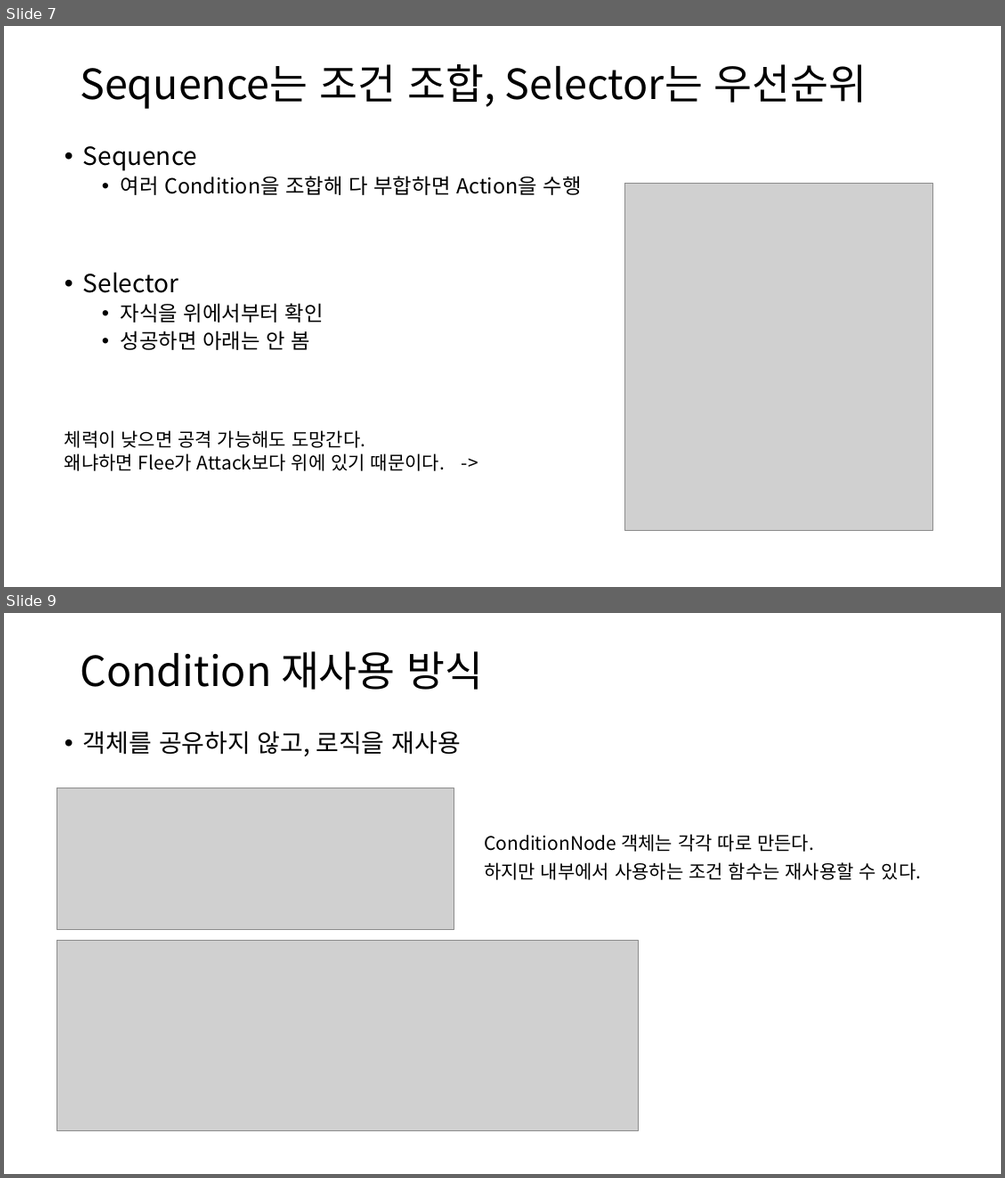
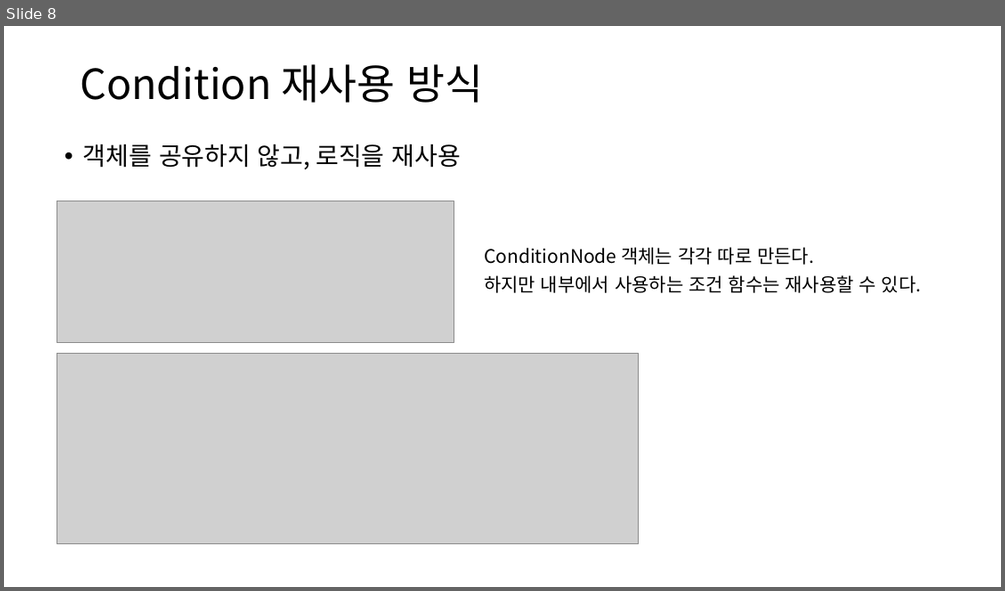
Before and after one commit to kimgaejin/CodeReview, a slide deck: #presentations/006_FSM과 BT.pptx. Shown one above the other, each under a label of ours: slides 7 and 9 before the commit, slide 8 after it; the slides between them are not shown. The pictures are 1005x1178 and 1005x591 pixels, drawn with LibreOffice and Linux fonts; fonts in the diff are those of the drawing; grey boxes stand for pictures. Boxes give left, top, right and bottom in pixels: in the first picture for what was removed or moved away, otherwise in the second. Text is boxed around its words. In the diff, an @@ line names an element or a change of style, - is before the commit and + after.

```diff
--- a/#presentations/006_FSM과 BT.pptx
+++ b/#presentations/006_FSM과 BT.pptx
@@ slide 7 removed at (4,26,1001,587), background #FFFFFF @@
@@ title removed at (80,64,867,109) @@
-Sequence는 조건 조합, Selector는 우선순위
@@ text removed at (83,146,582,195) @@
-• Sequence
-  • 여러 Condition을 조합해 다 부합하면 Action을 수행
@@ picture removed at (625,183,933,530) @@
@@ text removed at (83,272,324,350) @@
-• Selector
-  • 자식을 위에서부터 확인
-  • 성공하면 아래는 안 봄
@@ text removed at (65,430,445,471) @@
-체력이 낮으면 공격 가능해도 도망간다.
-왜냐하면 Flee가 Attack보다 위에 있기 때문이다. ->
@@ what was slide 9 is now slide 8 @@
```
Also in this commit, not shown: 5 slides changed, 1 slide added, 1 other slide removed.
